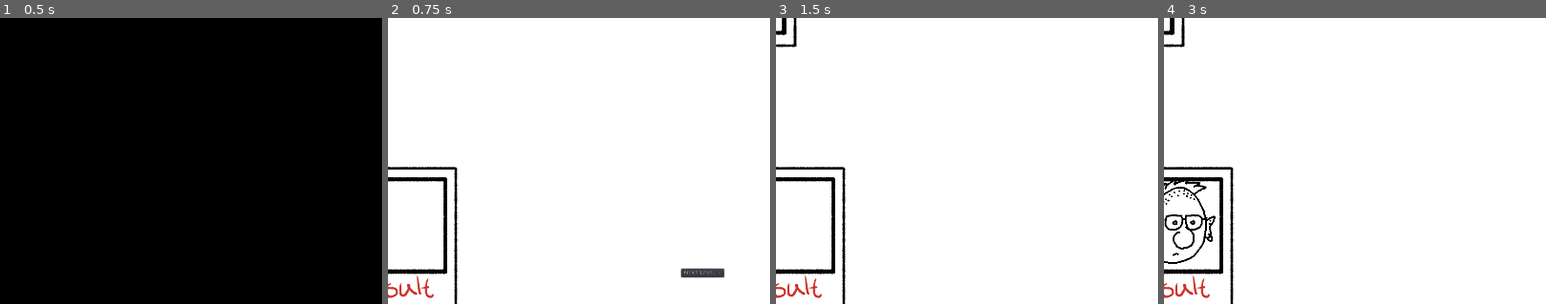
Above: before the commit, frames 1-4 (left to right).
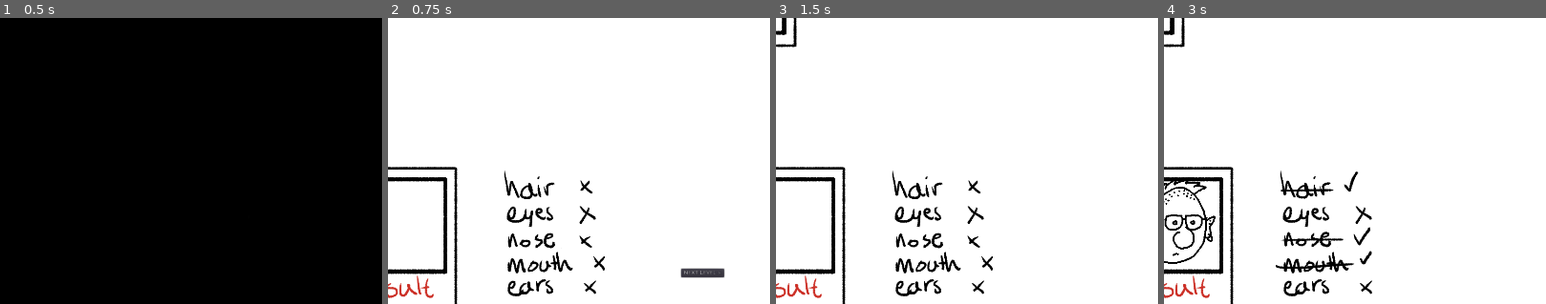
Above: after the commit, the same moments.

Repository: skarnl/godot--gmtk2021
Game: Godot game, scene res://screens/splash.tscn
Two runs of this game, one before a commit and one after it. Both use one fixed random seed, a clock stepped at 60 frames per second and the inputs below.
Inputs (mouse positions are % of the whole screen's width and height, from its top left):
- Up to frame 1 (0.5 s): no input
- Up to frame 2 (0.75 s): tap Enter (ui_accept) at 0.5 s; move the mouse to (72, 45) at 0.52 s; click (72, 45) at 0.67 s
- Up to frame 3 (1.5 s): tap Enter (ui_accept) at 0.77 s; click "NEXT LEVEL >" at 1.25 s
- Up to frame 4 (3 s): tap Enter (ui_accept) at 2, 2.27 s; move the mouse to (12, 39) at 2.02 s; click (12, 39) at 2.17 s; tap R (restart) at 2.75 s; move the mouse to (12, 18) at 2.77 s; click (12, 18) at 2.92 s
The pictures show only the part of the screen within x 50-100%, y 45-95%; the shares and areas given below are measured in that part.

Frame 1 is identical in both runs. In frame 2, 2.1% of the frame differs, in the area x 30-57%, y 53-98%; in frame 3, 2.1%; in frame 4, 2.4%, in the area x 29-55%, y 53-98%.

Commit message:
Add summary

Diff:
--- a/entities/person/configuration.gd
+++ b/entities/person/configuration.gd
@@ -5,11 +5,11 @@
 
 
 var head: int = 0
-var hair: int
-var eyes: int
-var mouth: int
-var ears: int
-var nose: int
+var hair: int = -1
+var eyes: int = -1
+var mouth: int = -1
+var ears: int = -1
+var nose: int = -1
 
 
 func _init(initial_config: Dictionary = {}) -> void:
--- /dev/null
+++ b/entities/result/summary.gd
@@ -0,0 +1,33 @@
+extends Node2D
+
+onready var hair_missing := $HairMissing
+onready var hair_matching := $HairMatching
+onready var eyes_missing := $EyesMissing
+onready var eyes_matching := $EyesMatching
+onready var nose_missing := $NoseMissing
+onready var nose_matching := $NoseMatching
+onready var mouth_missing := $MouthMissing
+onready var mouth_matching := $MouthMatching
+onready var ears_missing := $EarsMissing
+onready var ears_matching := $EarsMatching
+
+func _ready() -> void:
+	for part in PersonParts.keys():
+		show_part_missing(part)
+
+
+func update_summary(configuration: Configuration, target_configuration: Configuration) -> void:
+	for part in PersonParts.keys():
+		if configuration[part] == target_configuration[part]:
+			show_part_matching(part)
+		else:
+			show_part_missing(part)
+
+
+func show_part_missing(part: String) -> void:
+	self[part + '_missing'].show()
+	self[part + '_matching'].hide()
+
+func show_part_matching(part: String) -> void:
+	self[part + '_matching'].show()
+	self[part + '_missing'].hide()
--- /dev/null
+++ b/entities/result/summary.tscn
@@ -0,0 +1,101 @@
+[gd_scene load_steps=4 format=2]
+
+[ext_resource path="res://assets/images/TextMissing.png" type="Texture" id=1]
+[ext_resource path="res://assets/images/TextMatching.png" type="Texture" id=2]
+[ext_resource path="res://entities/result/summary.gd" type="Script" id=3]
+
+[node name="Summary" type="Node2D"]
+script = ExtResource( 3 )
+
+[node name="HairMissing" type="Sprite" parent="."]
+visible = false
+texture = ExtResource( 1 )
+centered = false
+region_enabled = true
+region_rect = Rect2( 25, 49, 273, 86 )
+
+[node name="HairMatching" type="Sprite" parent="."]
+texture = ExtResource( 2 )
+centered = false
+region_enabled = true
+region_rect = Rect2( 25, 49, 273, 78.7123 )
+
+[node name="EyesMissing" type="Sprite" parent="."]
+position = Vector2( 17.4614, 81.7512 )
+texture = ExtResource( 1 )
+centered = false
+region_enabled = true
+region_rect = Rect2( 47, 131, 228, 61 )
+
+[node name="EyesMatching" type="Sprite" parent="."]
+position = Vector2( 17.461, 76.339 )
+texture = ExtResource( 2 )
+centered = false
+region_enabled = true
+region_rect = Rect2( 47, 125.745, 131.7, 69.8084 )
+
+[node name="EyesMatchingCheck" type="Sprite" parent="EyesMatching"]
+position = Vector2( 158.74, 0.793686 )
+texture = ExtResource( 2 )
+centered = false
+region_enabled = true
+region_rect = Rect2( 183.29, 125.745, 45.8361, 52.1042 )
+
+[node name="NoseMissing" type="Sprite" parent="."]
+visible = false
+position = Vector2( 17.4614, 143.66 )
+texture = ExtResource( 1 )
+centered = false
+region_enabled = true
+region_rect = Rect2( 47, 189, 228, 54 )
+
+[node name="NoseMatching" type="Sprite" parent="."]
+position = Vector2( 17.4614, 143.66 )
+texture = ExtResource( 2 )
+centered = false
+region_enabled = true
+region_rect = Rect2( 47, 191.784, 155.306, 51.2162 )
+
+[node name="NoseMatchingCheck" type="Sprite" parent="NoseMatching"]
+position = Vector2( 171.439, -10.3181 )
+texture = ExtResource( 2 )
+centered = false
+region_enabled = true
+region_rect = Rect2( 208.208, 172.768, 60.981, 53.1125 )
+
+[node name="MouthMissing" type="Sprite" parent="."]
+visible = false
+position = Vector2( 17.4614, 192.076 )
+texture = ExtResource( 1 )
+centered = false
+region_enabled = true
+region_rect = Rect2( 47, 242, 244, 54 )
+
+[node name="MouthMatching" type="Sprite" parent="."]
+position = Vector2( 17.4614, 192.076 )
+texture = ExtResource( 2 )
+centered = false
+region_enabled = true
+region_rect = Rect2( 47, 242, 244, 54 )
+
+[node name="EarsMissing" type="Sprite" parent="."]
+visible = false
+position = Vector2( 17.4614, 246.841 )
+texture = ExtResource( 1 )
+centered = false
+region_enabled = true
+region_rect = Rect2( 47, 294, 244, 62 )
+
+[node name="EarsMatching" type="Sprite" parent="."]
+position = Vector2( 17.4614, 246.841 )
+texture = ExtResource( 2 )
+centered = false
+region_enabled = true
+region_rect = Rect2( 47, 294, 134.979, 62 )
+
+[node name="EarsMatchingCheck" type="Sprite" parent="EarsMatching"]
+position = Vector2( 177.789, -1.5874 )
+texture = ExtResource( 2 )
+centered = false
+region_enabled = true
+region_rect = Rect2( 189.192, 294, 39.9983, 62 )
--- a/game/game.gd
+++ b/game/game.gd
@@ -8,6 +8,7 @@
 onready var result := $Result
 onready var market := $Market
 onready var next_level_button := $NextLevelButton
+onready var summary := $Summary
 
 func _ready():
 	_on_ready()
@@ -32,6 +33,7 @@
 func _on_Market_selection_updated(configurations: Array) -> void:
 	if configurations.size() == 0:
 		result.hide()
+		summary.update_summary(Configuration.new(), target_config)
 	else:
 		result.show()
 
@@ -46,6 +48,8 @@
 			next_level_button.show()
 		else:
 			next_level_button.hide()
+
+		summary.update_summary(combined_configuration, target_config)
 
 func _calculate_combined_configuration(configurations: Array) -> Configuration:
 	var merged_configuration = Configuration.new()
--- a/game/game.tscn
+++ b/game/game.tscn
@@ -7,6 +7,7 @@
 [ext_resource path="res://entities/target/target.tscn" type="PackedScene" id=5]
 [ext_resource path="res://assets/images/ResultPolaroid.png" type="Texture" id=6]
 [ext_resource path="res://assets/images/TargetPolaroid.png" type="Texture" id=7]
+[ext_resource path="res://entities/result/summary.tscn" type="PackedScene" id=8]
 
 [node name="Game" type="Node2D"]
 script = ExtResource( 2 )
@@ -83,4 +84,7 @@
 "_edit_use_anchors_": false
 }
 
+[node name="Summary" parent="." instance=ExtResource( 8 )]
+position = Vector2( 1083.85, 907.153 )
+
 [connection signal="pressed" from="NextLevelButton" to="." method="_on_NextLevelButton_pressed"]
--- a/global/parts.gd
+++ b/global/parts.gd
@@ -8,4 +8,4 @@
 const HAIR = "hair"
 
 static func keys() -> Array:
-	return [HEAD, HAIR, EYES, MOUTH, EARS, NOSE]
+	return [HAIR, EYES, MOUTH, EARS, NOSE]
Not shown: 1 places in game/game.tscn that only renumber resources
